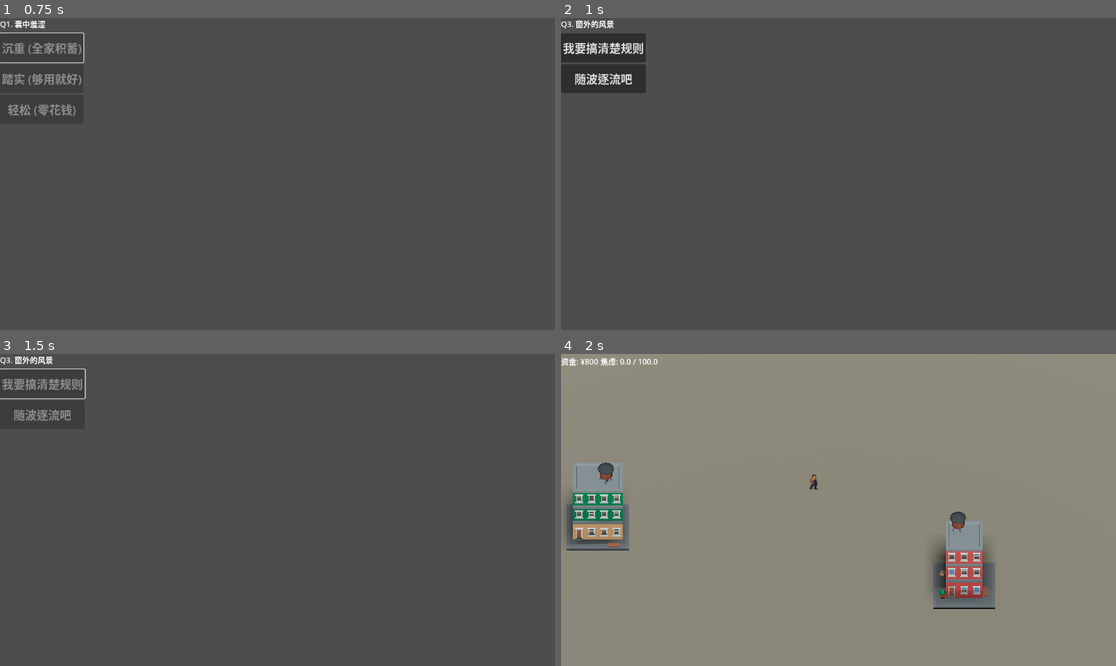
Above: before the commit, frames 1-4 (two rows, left to right).
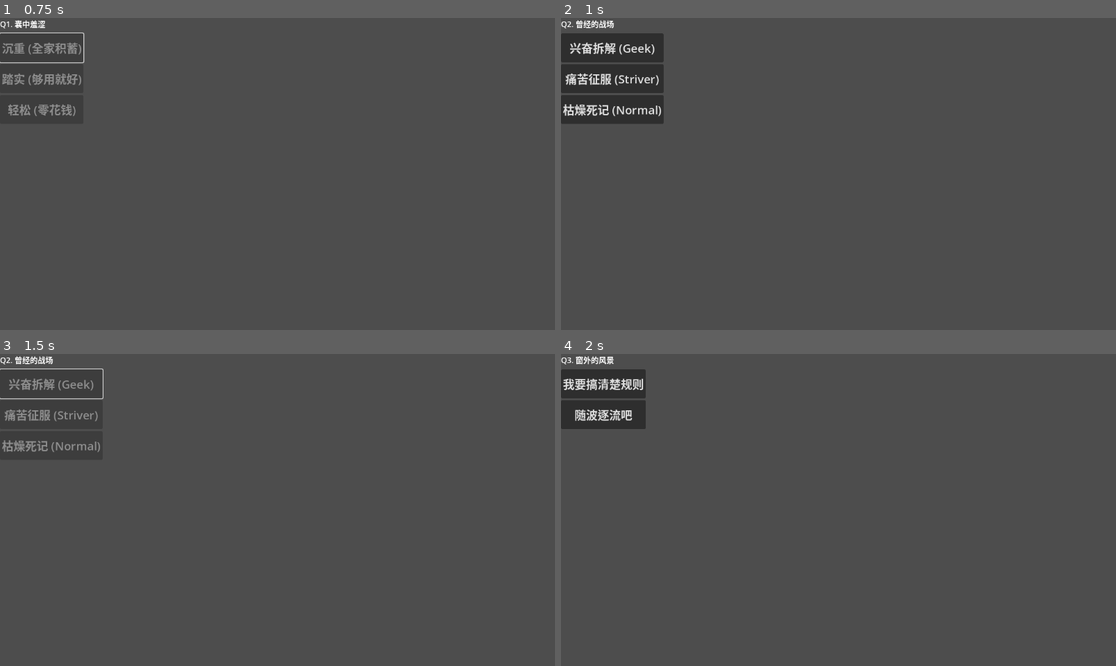
Above: after the commit, the same moments.

Repository: robertzq/project-refactor
Game: Godot game, scene res://_Scenes/TrainScene.tscn
The game is run twice, just before and just after one commit, with the same random seed, the same clock (stepped at 60 frames per second) and the same inputs. This scene is started directly instead of the project's main scene.
Inputs (mouse positions are in pixels of both pictures, inside the frame that each line leads up to):
- Up to frame 1 (0.75 s): click "沉重 (全家积蓄)" at 0.5 s
- Up to frame 2 (1 s): no input
- Up to frame 3 (1.5 s): click (44, 385) at 1.25 s, where only the run before the commit has a clickable "我要搞清楚规则"
- Up to frame 4 (2 s): no input

Frame 1 is identical in both runs. In frame 2, 3.0% of the frame differs, in the area x 0-19%, y 0-34%; in frame 3, 1.0%; in frame 4, 99%, in the area x 0-100%, y 0-100%.

Commit message:
完成公式验证

Diff:
--- a/_Autoload/Global.gd
+++ b/_Autoload/Global.gd
@@ -19,7 +19,7 @@
 var current_anxiety: float = 0.0 # 当前焦虑值
 var traits: Array = []           # 特质列表 (如 "背水一战", "卷王")
 var recovery_strategy: String = "Explorer" # <--- 【已补回】回血策略 (Extrovert/Introvert/Explorer)
-
+var is_employed: bool = false
 # ==============================================================================
 # 2. 游戏初始化 (Game Flow)
 # ==============================================================================
@@ -124,12 +124,20 @@
 			omega = base_val + (pride * 0.5)
 			log_reason = "自尊修正"
 
+		"WORK", "STUDY":
+			# 熵越高(迷茫)，做同样的事越累
+			# 公式: 基础值 * (0.8 + 熵 * 0.05)
+			# 例: 熵5 -> 1.05倍; 熵10 -> 1.3倍; 熵0 -> 0.8倍
+			var entropy_mult = 0.8 + (entropy * 0.05)
+			omega = base_val * entropy_mult
+			log_reason = "认知修正(熵%d)" % entropy
+
 		_:
 			omega = base_val
 			log_reason = "通用"
 
 	# Step 2: 避难所修正 (穷人打工保护机制)
-	if is_working and fin_security < 3:
+	if is_employed and fin_security < 3:
 		omega -= 8.0
 		log_reason += "+避难所"
 
--- a/_Scripts/Managers/GameManager.gd
+++ b/_Scripts/Managers/GameManager.gd
@@ -7,8 +7,12 @@
 	print("GameManager initialized. Ready to Refactor!")
 
 	# 1. 初始化角色
-	# 这个现在可以工作了，因为 Global 里有 init_character 了
-	Global.init_character("STRIVER")
+	# --- 修复核心：只有在没钱（说明没经过问卷）的时候才初始化 ---
+	if Global.money == 0:
+		print("⚠️ 检测到数据为空，执行默认初始化 (Debug模式)")
+		Global.init_character("STRIVER")
+	else:
+		print("✅ 检测到已有数据，继承问卷结果 (Security: %d)" % Global.fin_security)
 
 	print("角色初始化完成。")
 	print("当前资金: ", Global.money)
--- a/_Scripts/TrainScene.gd
+++ b/_Scripts/TrainScene.gd
@@ -18,16 +18,19 @@
 				"text": "沉重 (全家积蓄)",
 				# delta_stats: 表示在这个属性上 增加/减少 多少
 				"delta_stats": {"fin_security": -1},
+				"set_global": {"money": 2000},
 				# add_trait: 表示获得什么特质
 				"add_trait": "背水一战"
 			},
 			{
 				"text": "踏实 (够用就好)",
+				"set_global": {"money": 5000},
 				# 什么都不写，就是无变化
 			},
 			{
 				"text": "轻松 (零花钱)",
 				"delta_stats": {"fin_security": 1},
+				"set_global": {"money": 20000},
 				"add_trait": "退路"
 			}
 		]
@@ -118,12 +121,12 @@
 		options_container.add_child(btn)
 
 # --- 核心修改：在这里解析数据并执行 ---
+# TrainScene.gd
+
 func _on_option_selected(opt_data):
-	# --- 新增：防止重复点击 ---
-	# 1. 遍历容器，把所有按钮设为不可用
+	# --- 防止重复点击 ---
 	for btn in options_container.get_children():
 		btn.disabled = true
-	# -----------------------
 
 	# 播放音效
 	if sfx_player: sfx_player.play()
@@ -154,20 +157,8 @@
 	current_index += 1
 	load_question()
 
-	# 2. 处理直接赋值 (set_global)
-	if opt_data.has("set_global"):
-		var setters = opt_data["set_global"]
-		for key in setters:
-			Global.set(key, setters[key])
-			print("属性设定: ", key, " = ", setters[key])
-
-	# 3. 处理特质添加 (add_trait)
-	if opt_data.has("add_trait"):
-		Global.add_trait(opt_data["add_trait"])
-
-	# 进入下一题
-	current_index += 1
-	load_question()
+	# 🛑 注意：原来这里下面有一大段重复的 duplicate code，请务必删除！
+	# (不要再写一遍 if opt_data.has("set_global")... 和 current_index += 1 了)
 
 func finish_questionnaire():
 	print(">>> 问卷结束 <<<")
--- a/_Scripts/ui_event.gd
+++ b/_Scripts/ui_event.gd
@@ -157,7 +157,9 @@
 				# 我们暂时认为 work:true 只是一个标记，或者你可以把它整合进 stress 指令里
 				# 比如 stress:20:WORK:TRUE。
 				# 目前简单起见，仅打印
-				print("   -> 触发工作状态 (逻辑待完善)")
+				var state = parts[1] == "true"
+				Global.is_employed = state
+				print("   -> 工作状态更新: ", Global.is_employed)
 
 			_:
 				print("⚠️ 未知指令: ", action)
--- a/player.gd
+++ b/player.gd
@@ -12,6 +12,7 @@
 signal hit_building(building_id)
 # --- 状态变量 ---
 var is_moving = false  # 是否正在移动中（防止连按）
+var can_trigger_event = true # <--- 新增开关
 
 func _physics_process(delta):
 	# 如果正在移动，就不接受新指令，直接返回
@@ -57,8 +58,7 @@
 			print("撞到了建筑！ID是: ", collider.building_id)
 			# TODO: 这里稍后会呼叫 UI 弹窗函数
 			emit_signal("hit_building", collider.building_id)
-			var event_data = Global.get_random_event(collider.building_id)
-			event_ui.show_event(event_data)
+
 
 		# 3. 既然撞到了，就停止移动
 		return
